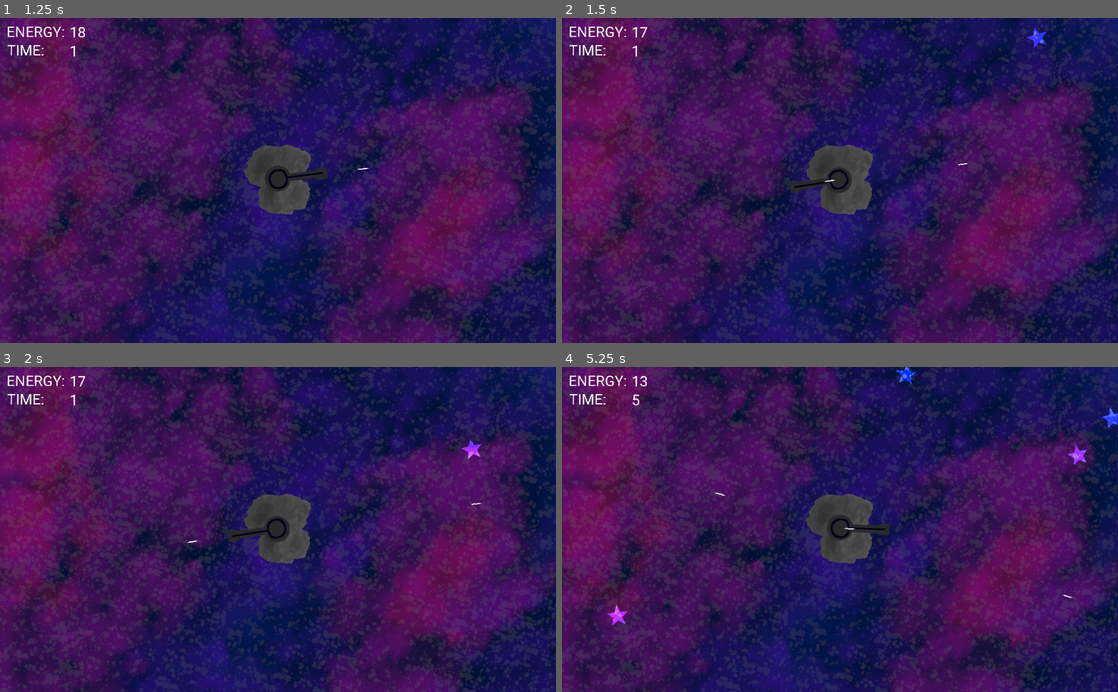
Above: before the commit, frames 1-4 (two rows, left to right).
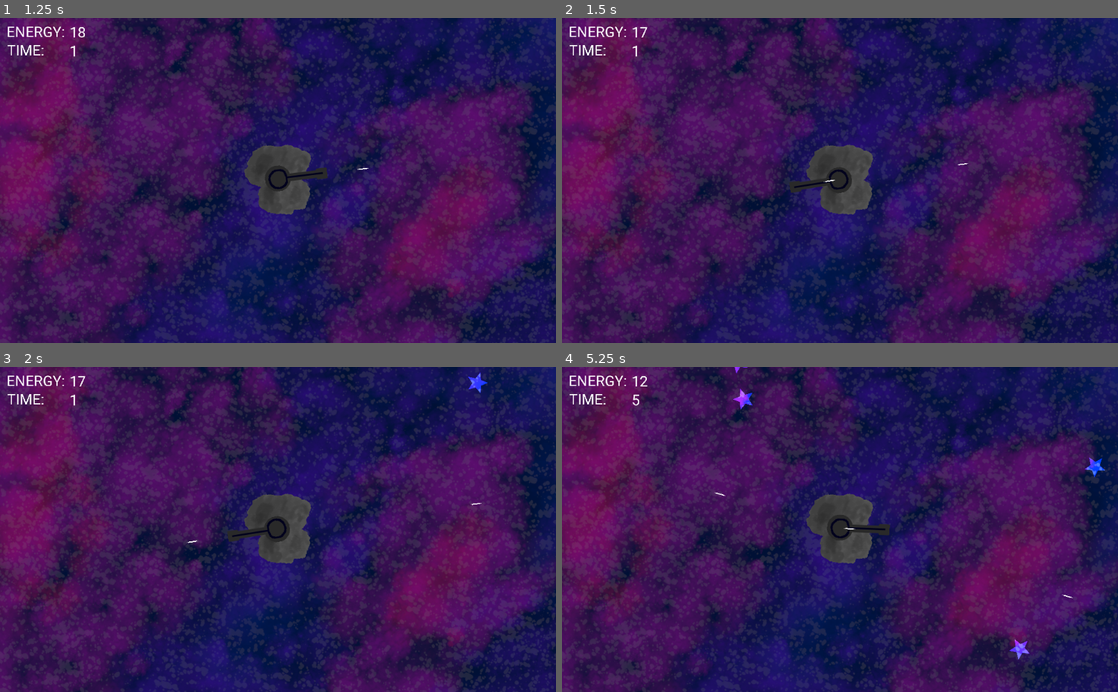
Above: after the commit, the same moments.

Repository: Aroweeri/star_shooter
Game: Godot game, scene res://Node2D.tscn
The game is run twice, just before and just after one commit, with the same random seed, the same clock (stepped at 60 frames per second) and the same inputs.
Inputs (mouse positions are in pixels of both pictures, inside the frame that each line leads up to):
- Up to frame 1 (1.25 s): tap Enter at 0.5 s; move the mouse to (400, 164) at 0.52 s; click (400, 164) at 0.67 s
- Up to frame 2 (1.5 s): move the mouse to (728, 196) at 1.27 s; click (728, 196) at 1.42 s
- Up to frame 3 (2 s): no input
- Up to frame 4 (5.25 s): move the mouse to (895, 458) at 2.02 s; click (895, 458) at 2.17 s; move the mouse to (812, 594) at 2.77 s; click (812, 594) at 2.92 s; move the mouse to (1006, 578) at 3.52 s; click (1006, 578) at 3.67 s; move the mouse to (673, 480) at 4.27 s; click (673, 480) at 4.42 s; move the mouse to (867, 529) at 5.02 s; click (867, 529) at 5.17 s

Frame 1 is identical in both runs. In frame 2, less than 0.1% of the frame differs, in the area x 83-88%, y 2-10%; in frame 3, 0.2%; in frame 4, 0.7%, in the area x 8-100%, y 0-90%.

Commit message:
Add scaling difficulty, tweak energy gained from stars.

Diff:
--- a/star_shooter/world.gd
+++ b/star_shooter/world.gd
@@ -13,7 +13,7 @@
 	$energy.text = str(energy)
 
 func _addEnergy():
-	energy+=5
+	energy+=4
 
 func _removeEnergy():
 	energy-=1
@@ -23,6 +23,7 @@
 var rng = RandomNumberGenerator.new()
 var energy = 20
 var time = 0
+var difficulty = 1
 
 # Called every frame. 'delta' is the elapsed time since the previous frame.
 #func _process(delta):
@@ -46,8 +47,9 @@
 		var nextScene = load("res://game_over.tscn").instance()
 		root.add_child(nextScene)
 
-
-	if(starTimer >= 0.4):
+	print(difficulty)
+	if(starTimer >= 0.3):
+		difficulty+=0.01
 		starTimer = 0
 		var newStarScene = load("res://KinematicBody2D_star.tscn")
 		var newStar = newStarScene.instance()
@@ -72,6 +74,6 @@
 		if rng.randi_range(1,2) == 1:
 			angleAdjustment *= -1
 		newStar.velocity = Vector2(cos(newStar.position.direction_to(self.position).angle() + angleAdjustment), sin(newStar.position.direction_to(self.position).angle() + angleAdjustment))
-		newStar.velocity *= rng.randf_range(3,8)
+		newStar.velocity *= rng.randf_range(1,4) + difficulty
 
 		self.add_child(newStar)
